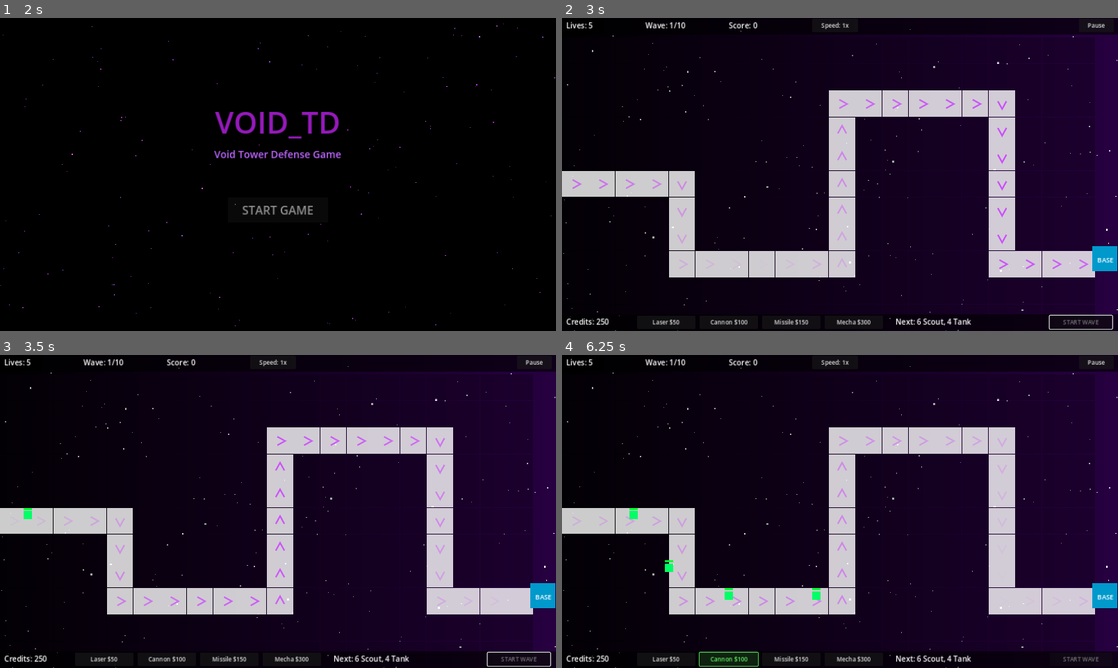
Above: before the commit, frames 1-4 (two rows, left to right).
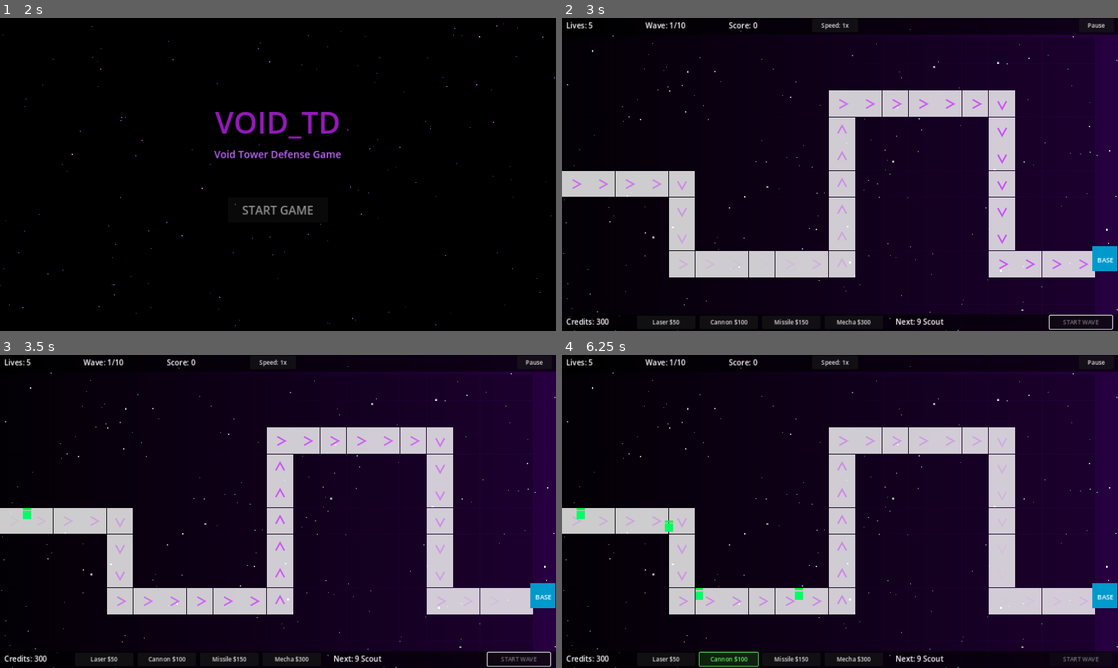
Above: after the commit, the same moments.

Repository: brew354/void_TD
Game: Godot game, scene res://Scenes/MenuScene.tscn
Same seed, same stepped clock (60 frames per second), same inputs: the game is played once before the commit and once after it.
Inputs (mouse positions are in pixels of both pictures, inside the frame that each line leads up to):
- Up to frame 1 (2 s): tap Enter at 0.5 s; move the mouse to (400, 158) at 0.52 s; tap 1 at 0.6 s; click (400, 158) at 0.67 s; tap Space at 0.77, 1.52 s; move the mouse to (166, 190) at 1.27 s; tap 2 at 1.35 s; click (166, 190) at 1.42 s
- Up to frame 2 (3 s): click "START GAME" at 2 s; click "START WAVE" at 2.75 s
- Up to frame 3 (3.5 s): no input
- Up to frame 4 (6.25 s): click "Speed: 1x" at 3.5 s; click "Speed: 2x" at 4.25 s; click "Laser $50" at 5 s; click "Cannon $100" at 5.75 s

Frame 1 is identical in both runs. In frame 2, less than 0.1% of the frame differs, in the area x 6-74%, y 96-99%; in frame 3, less than 0.1%; in frame 4, 0.5%, in the area x 2-74%, y 48-99%.
Error in both runs: Invalid access of index '3' on a base object of type: 'Array'. (res://HUD/HUDNode.gd:243)

Commit message:
Rebalance: gentler early game, steeper late game
Enemy stats (reduced base HP for early survivability):
- Scout: 80→65 HP, 210→200 speed
- Tank: 700→600 HP, 65→60 speed
- Boss: 2500→2000 HP (wave 3 now beatable without Mecha)

Economy: starting credits 250→300 (stronger initial build)

Difficulty curve: linear 0.22/wave → non-linear array
  [1.0, 1.12, 1.25, 1.40, 1.58, 1.78, 2.02, 2.30, 2.62, 3.00]
  Early steps +0.12, late steps +0.38 — feels gentle then brutal

Wave compositions redesigned:
- Wave 1: 6 scouts only (intro)
- Wave 2: 9 scouts only (no tanks yet)
- Wave 3: 5 scouts + 2 tanks + 1 boss (light escort)
- Wave 4: proper tank introduction (4 tanks)
- Wave 5: heavier mix (6 tanks)
- Wave 6: boss with full 8-tank escort
- Waves 7-10: escalating counts, 2 and 3 boss finales

Co-Authored-By: Claude Sonnet 4.6 <noreply@anthropic.com>

Diff:
--- a/Void_TD/Models/EnemyDefinition.gd
+++ b/Void_TD/Models/EnemyDefinition.gd
@@ -7,13 +7,13 @@
 static func stats(type: EnemyType) -> Dictionary:
 	match type:
 		EnemyType.SCOUT:
-			return { "hp": 80, "speed": 210.0, "reward": 5, "lives_damage": 1,
+			return { "hp": 65, "speed": 200.0, "reward": 5, "lives_damage": 1,
 					 "color": Color(0.0, 1.0, 0.4), "size": Vector2(20, 20), "label": "Scout" }
 		EnemyType.TANK:
-			return { "hp": 700, "speed": 65.0, "reward": 50, "lives_damage": 3,
+			return { "hp": 600, "speed": 60.0, "reward": 45, "lives_damage": 3,
 					 "color": Color(1.0, 0.4, 0.0), "size": Vector2(36, 36), "label": "Tank" }
 		EnemyType.BOSS:
-			return { "hp": 2500, "speed": 40.0, "reward": 250, "lives_damage": 0,
+			return { "hp": 2000, "speed": 40.0, "reward": 200, "lives_damage": 0,
 					 "color": Color(0.6, 0.0, 0.8), "size": Vector2(52, 52), "label": "Boss",
 					 "is_boss": true,
 					 "stun_range": 200.0, "stun_interval": 3.5, "stun_duration": 2.0 }
--- a/Void_TD/Models/GameConfig.gd
+++ b/Void_TD/Models/GameConfig.gd
@@ -8,7 +8,7 @@
 const SCENE_WIDTH: float = 1334.0
 const SCENE_HEIGHT: float = 750.0
 const STARTING_LIVES: int = 5
-const STARTING_CREDITS: int = 250
+const STARTING_CREDITS: int = 300
 const WAVE_COMPLETE_BONUS: int = 75
 
 # Path waypoints in scene coordinates
--- a/Void_TD/Models/WaveDefinition.gd
+++ b/Void_TD/Models/WaveDefinition.gd
@@ -25,62 +25,63 @@
 		pre_delay = d
 		difficulty_scale = s
 
-# Scale increases 0.22 per wave: wave 1 = 1.0, wave 5 = 1.88, wave 10 = 2.98
+# Non-linear curve: gentle early game, steep late game
+# 1.0 → 1.12 → 1.25 → 1.40 → 1.58 → 1.78 → 2.02 → 2.30 → 2.62 → 3.00
 static func _scale(wave_idx: int) -> float:
-	return 1.0 + wave_idx * 0.22
+	var scales: Array = [1.0, 1.12, 1.25, 1.40, 1.58, 1.78, 2.02, 2.30, 2.62, 3.00]
+	return scales[clamp(wave_idx, 0, scales.size() - 1)]
 
 static func all_waves() -> Array:
 	return [
-		# Wave 1 — intro: scouts only, learn the basics
+		# Wave 1 — intro: scouts only, very forgiving
 		WaveData.new([
-			SpawnGroup.new(EnemyDefinition.EnemyType.SCOUT, 8, 1.0),
+			SpawnGroup.new(EnemyDefinition.EnemyType.SCOUT, 6, 1.2),
 		], 0.5, _scale(0)),
-		# Wave 2 — tanks introduced: need Cannon or save for Mecha
+		# Wave 2 — more scouts, still no tanks
 		WaveData.new([
-			SpawnGroup.new(EnemyDefinition.EnemyType.SCOUT, 6, 0.8),
-			SpawnGroup.new(EnemyDefinition.EnemyType.TANK,  4, 2.0),
+			SpawnGroup.new(EnemyDefinition.EnemyType.SCOUT, 9, 1.0),
 		], 0.5, _scale(1)),
-		# Wave 3 — first boss: 3 groups required for boss test
+		# Wave 3 — first boss with light escort (boss is the real threat)
 		WaveData.new([
-			SpawnGroup.new(EnemyDefinition.EnemyType.SCOUT, 5, 0.8),
-			SpawnGroup.new(EnemyDefinition.EnemyType.TANK,  6, 1.5),
+			SpawnGroup.new(EnemyDefinition.EnemyType.SCOUT, 5, 0.9),
+			SpawnGroup.new(EnemyDefinition.EnemyType.TANK,  2, 2.5),
 			SpawnGroup.new(EnemyDefinition.EnemyType.BOSS,  1, 3.0),
 		], 0.5, _scale(2)),
-		# Wave 4 — swarm: fast scouts flood defenses
+		# Wave 4 — proper tank introduction, pressure building
 		WaveData.new([
-			SpawnGroup.new(EnemyDefinition.EnemyType.SCOUT, 14, 0.7),
-			SpawnGroup.new(EnemyDefinition.EnemyType.TANK,   5, 1.6),
+			SpawnGroup.new(EnemyDefinition.EnemyType.SCOUT, 10, 0.8),
+			SpawnGroup.new(EnemyDefinition.EnemyType.TANK,   4, 1.8),
 		], 0.5, _scale(3)),
-		# Wave 5 — heavy mix: Mecha required to keep up
+		# Wave 5 — heavier mix, Mecha Soldier becomes very useful
 		WaveData.new([
-			SpawnGroup.new(EnemyDefinition.EnemyType.SCOUT, 10, 0.7),
-			SpawnGroup.new(EnemyDefinition.EnemyType.TANK,   8, 1.5),
+			SpawnGroup.new(EnemyDefinition.EnemyType.SCOUT, 10, 0.75),
+			SpawnGroup.new(EnemyDefinition.EnemyType.TANK,   6, 1.5),
 		], 0.5, _scale(4)),
-		# Wave 6 — boss returns with bigger escort
+		# Wave 6 — boss with full escort, real challenge begins
 		WaveData.new([
 			SpawnGroup.new(EnemyDefinition.EnemyType.SCOUT, 8, 0.7),
 			SpawnGroup.new(EnemyDefinition.EnemyType.TANK,  8, 1.4),
-			SpawnGroup.new(EnemyDefinition.EnemyType.BOSS,  1, 3.0),
+			SpawnGroup.new(EnemyDefinition.EnemyType.BOSS,  1, 3.5),
 		], 0.5, _scale(5)),
-		# Wave 7 — attrition: massive count drains ammo coverage
+		# Wave 7 — attrition: scale hits 2.0, requires upgraded towers
 		WaveData.new([
-			SpawnGroup.new(EnemyDefinition.EnemyType.SCOUT, 14, 0.6),
+			SpawnGroup.new(EnemyDefinition.EnemyType.SCOUT, 13, 0.65),
 			SpawnGroup.new(EnemyDefinition.EnemyType.TANK,  10, 1.3),
 		], 0.5, _scale(6)),
-		# Wave 8 — tank wall: heavy HP demands splash + Mecha
+		# Wave 8 — tank wall: splash and Mecha essential
 		WaveData.new([
-			SpawnGroup.new(EnemyDefinition.EnemyType.SCOUT, 12, 0.5),
-			SpawnGroup.new(EnemyDefinition.EnemyType.TANK,  12, 1.2),
+			SpawnGroup.new(EnemyDefinition.EnemyType.SCOUT, 12, 0.6),
+			SpawnGroup.new(EnemyDefinition.EnemyType.TANK,  12, 1.15),
 		], 0.5, _scale(7)),
-		# Wave 9 — two bosses plus heavy escort
+		# Wave 9 — two bosses plus brutal escort
 		WaveData.new([
-			SpawnGroup.new(EnemyDefinition.EnemyType.SCOUT, 10, 0.5),
-			SpawnGroup.new(EnemyDefinition.EnemyType.TANK,  12, 1.2),
+			SpawnGroup.new(EnemyDefinition.EnemyType.SCOUT, 10, 0.55),
+			SpawnGroup.new(EnemyDefinition.EnemyType.TANK,  13, 1.1),
 			SpawnGroup.new(EnemyDefinition.EnemyType.BOSS,   2, 4.0),
 		], 0.5, _scale(8)),
-		# Wave 10 — finale: everything at once
+		# Wave 10 — finale: maximum everything
 		WaveData.new([
-			SpawnGroup.new(EnemyDefinition.EnemyType.SCOUT, 15, 0.5),
+			SpawnGroup.new(EnemyDefinition.EnemyType.SCOUT, 14, 0.5),
 			SpawnGroup.new(EnemyDefinition.EnemyType.TANK,  15, 1.0),
 			SpawnGroup.new(EnemyDefinition.EnemyType.BOSS,   3, 4.0),
 		], 0.5, _scale(9)),
--- a/Void_TD/validate.gd
+++ b/Void_TD/validate.gd
@@ -29,7 +29,7 @@
 	# --- GameConfig ---
 	print("[ GameConfig ]")
 	_assert(GameConfig.STARTING_LIVES == 5, "STARTING_LIVES = 5")
-	_assert(GameConfig.STARTING_CREDITS == 250, "STARTING_CREDITS = 250")
+	_assert(GameConfig.STARTING_CREDITS == 300, "STARTING_CREDITS = 300")
 	_assert(GameConfig.WAVE_COMPLETE_BONUS == 75, "WAVE_COMPLETE_BONUS = 75")
 	_assert(GameConfig.TILE_SIZE == 64.0, "TILE_SIZE = 64")
 	_assert(GameConfig.GRID_COLS == 20, "GRID_COLS = 20")
@@ -65,7 +65,7 @@
 		_assert(s["speed"] > 0, "%s speed > 0" % s["label"])
 		_assert(s["reward"] > 0, "%s reward > 0" % s["label"])
 	var boss_stats = EnemyDefinition.stats(EnemyDefinition.EnemyType.BOSS)
-	_assert(boss_stats["hp"] == 2500, "Boss hp = 2500")
+	_assert(boss_stats["hp"] == 2000, "Boss hp = 2000")
 	_assert(boss_stats["is_boss"] == true, "Boss is_boss = true")
 	_assert(boss_stats["stun_range"] > 0, "Boss stun_range > 0")
 	_assert(boss_stats["lives_damage"] == 0, "Boss lives_damage = 0")
@@ -76,13 +76,13 @@
 	_assert(waves.size() == 10, "10 waves defined")
 	var w1_count = 0
 	for g in waves[0].groups: w1_count += g.count
-	_assert(w1_count == 8, "Wave 1: 8 enemies")
+	_assert(w1_count == 6, "Wave 1: 6 enemies")
 	var w2_count = 0
 	for g in waves[1].groups: w2_count += g.count
-	_assert(w2_count == 10, "Wave 2: 10 enemies (6+4)")
+	_assert(w2_count == 9, "Wave 2: 9 enemies")
 	var w3_count = 0
 	for g in waves[2].groups: w3_count += g.count
-	_assert(w3_count == 12, "Wave 3: 12 enemies (5+6+1 boss)")
+	_assert(w3_count == 8, "Wave 3: 8 enemies (5+2+1 boss)")
 	_assert(waves[2].groups.size() == 3, "Wave 3 has 3 spawn groups")
 	_assert(waves[2].groups[2].type == EnemyDefinition.EnemyType.BOSS, "Wave 3 third group is BOSS")
 	_assert(waves[2].groups[2].count == 1, "Wave 3 boss group count = 1")
@@ -125,35 +125,35 @@
 	print("\n[ EnemyNode ]")
 	var enemy = EnemyNode.new()
 	enemy.setup(EnemyDefinition.EnemyType.SCOUT)
-	_assert(enemy.max_hp == 80.0, "Scout max_hp = 80")
-	_assert(enemy.speed == 210.0, "Scout speed = 210")
+	_assert(enemy.max_hp == 65.0, "Scout max_hp = 65")
+	_assert(enemy.speed == 200.0, "Scout speed = 200")
 	_assert(enemy.reward == 5, "Scout reward = 5")
 	_assert(not enemy.is_dead, "Enemy not dead on spawn")
 	_assert(enemy.path_progress == 0.0, "Path progress starts at 0")
-	enemy.take_damage(40.0)
-	_assert(enemy.current_hp == 40.0, "HP reduced by damage")
-	_assert(not enemy.is_dead, "Not dead at 40 HP")
-	enemy.take_damage(40.0)
+	enemy.take_damage(30.0)
+	_assert(enemy.current_hp == 35.0, "HP reduced by damage")
+	_assert(not enemy.is_dead, "Not dead at 35 HP")
+	enemy.take_damage(35.0)
 	_assert(enemy.is_dead, "Dead after lethal damage")
 	enemy.queue_free()
 
 	var tank = EnemyNode.new()
 	tank.setup(EnemyDefinition.EnemyType.TANK)
-	_assert(tank.max_hp == 700.0, "Tank max_hp = 700")
+	_assert(tank.max_hp == 600.0, "Tank max_hp = 600")
 	_assert(tank.lives_damage == 3, "Tank lives_damage = 3")
 	tank.queue_free()
 
 	var boss = EnemyNode.new()
 	boss.setup(EnemyDefinition.EnemyType.BOSS)
 	_assert(boss.is_boss == true, "Boss enemy is_boss = true")
-	_assert(boss.max_hp == 2500.0, "Boss max_hp = 2500")
+	_assert(boss.max_hp == 2000.0, "Boss max_hp = 2000")
 	_assert(boss.lives_damage == 0, "Boss lives_damage = 0")
 	_assert(boss.stun_pulse.get_connections().size() >= 0, "Boss has stun_pulse signal")
 	boss.queue_free()
 
 	var scaled = EnemyNode.new()
 	scaled.setup(EnemyDefinition.EnemyType.SCOUT, 2.0)
-	_assert(scaled.max_hp == 160.0, "Scout at scale 2.0 has 160 hp")
+	_assert(scaled.max_hp == 130.0, "Scout at scale 2.0 has 130 hp")
 	_assert(scaled.speed > 200.0, "Scout at scale 2.0 is faster than base")
 	scaled.queue_free()
 
